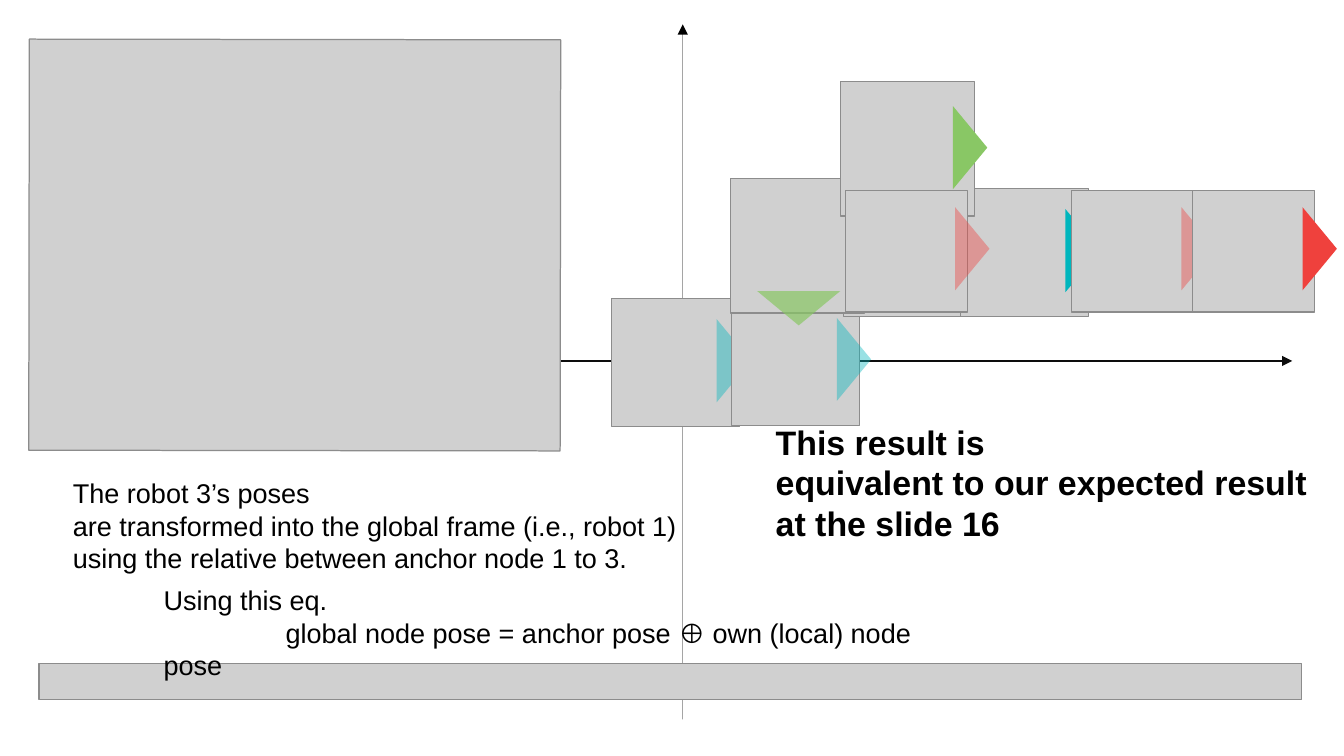
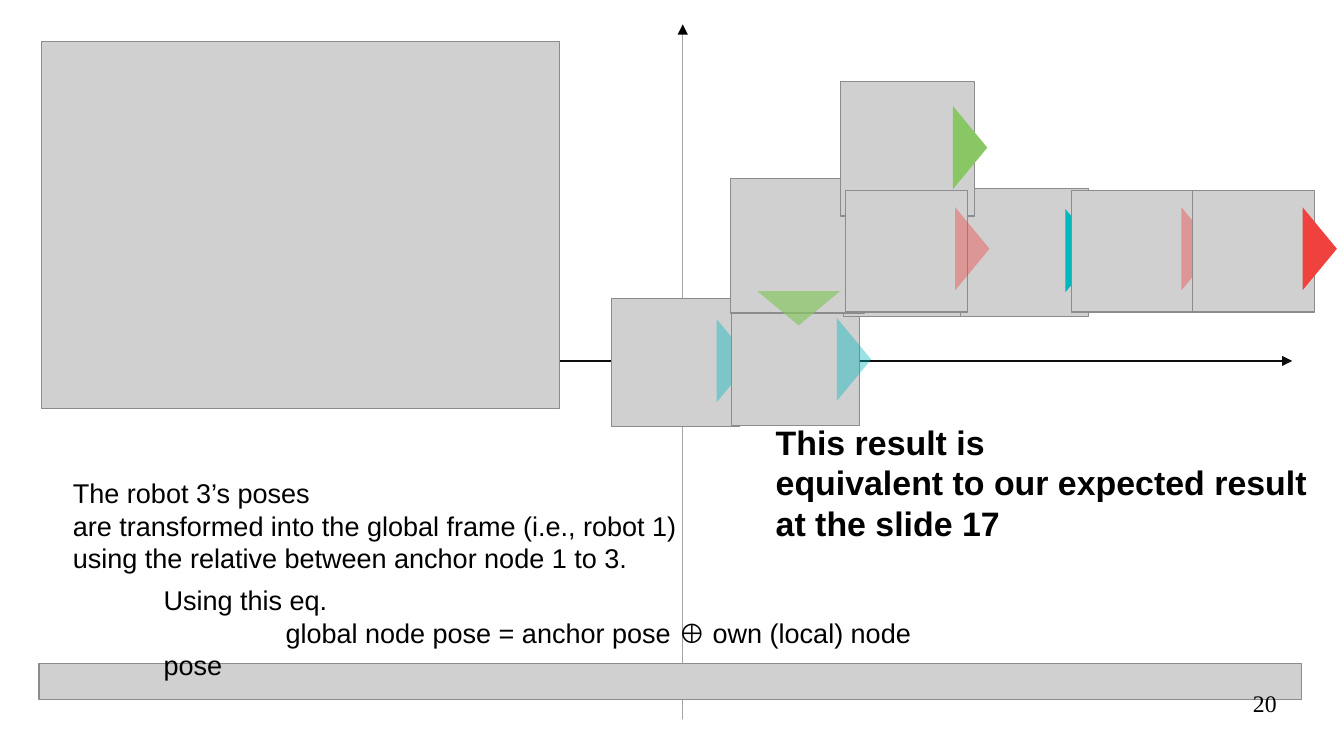
Before and after one commit to gisbi-kim/multi-robot-isam-example, a slide deck: slide 20 of docs/multirobot.odp. Drawn at 1344x756 pixels with LibreOffice and Linux fonts; fonts in the diff are those of the drawing; grey boxes stand for pictures. Boxes give left, top, right and bottom in pixels: in the first picture for what was removed or moved away, otherwise in the second. Text is boxed around its words. In the diff, an @@ line names an element or a change of style, - is before the commit and + after.

```diff
--- a/docs/multirobot.odp
+++ b/docs/multirobot.odp
@@ picture: place and size @@
-picture at bbox=[29, 39, 561, 450]
+picture at bbox=[41, 41, 560, 409]
@@ text at bbox=[776, 511, 1000, 537]: text changed @@
-at the slide 16
+at the slide 17
@@ page number added at bbox=[1253, 696, 1277, 712], 14 pt, text #000000 @@
+20
```
Also in this commit, not shown: 22 other slides changed, 4 other files.
